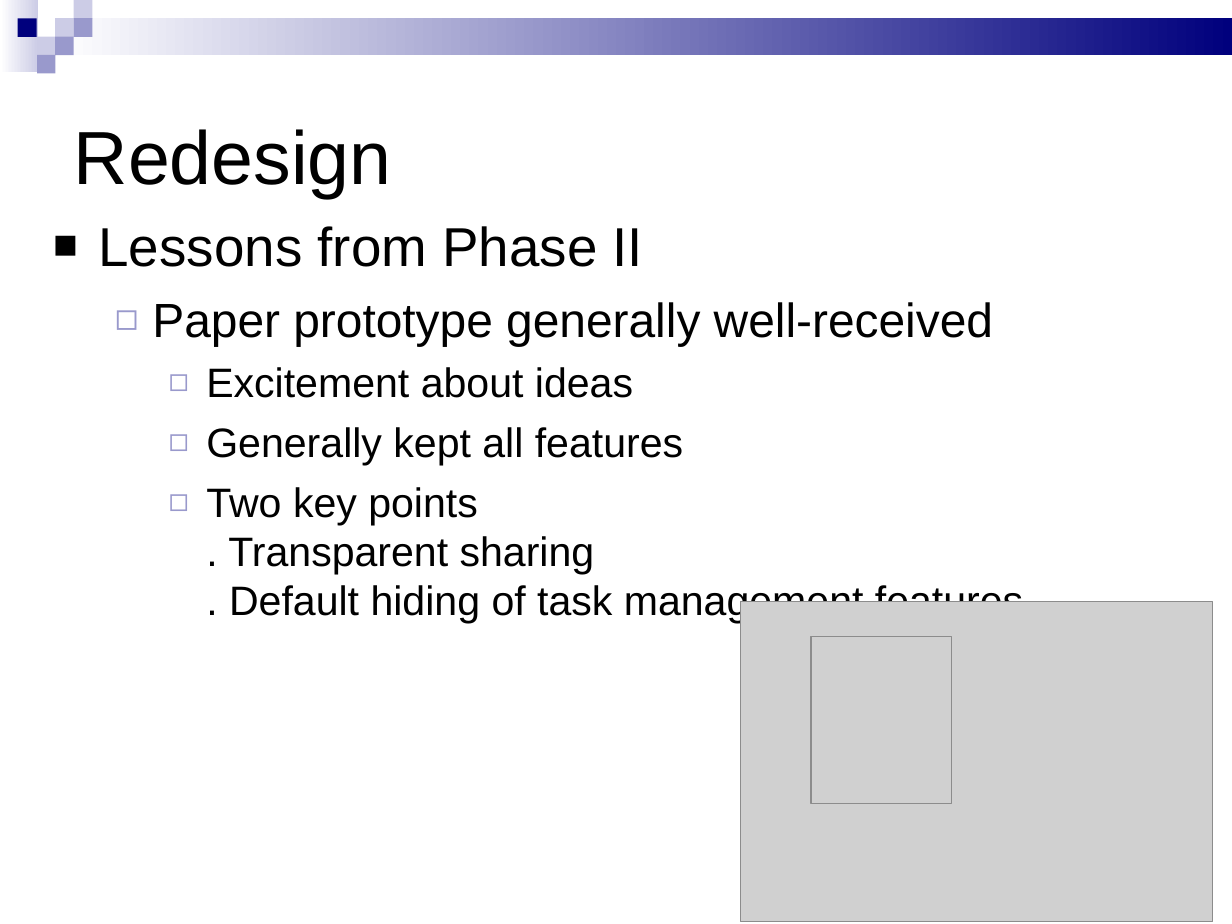
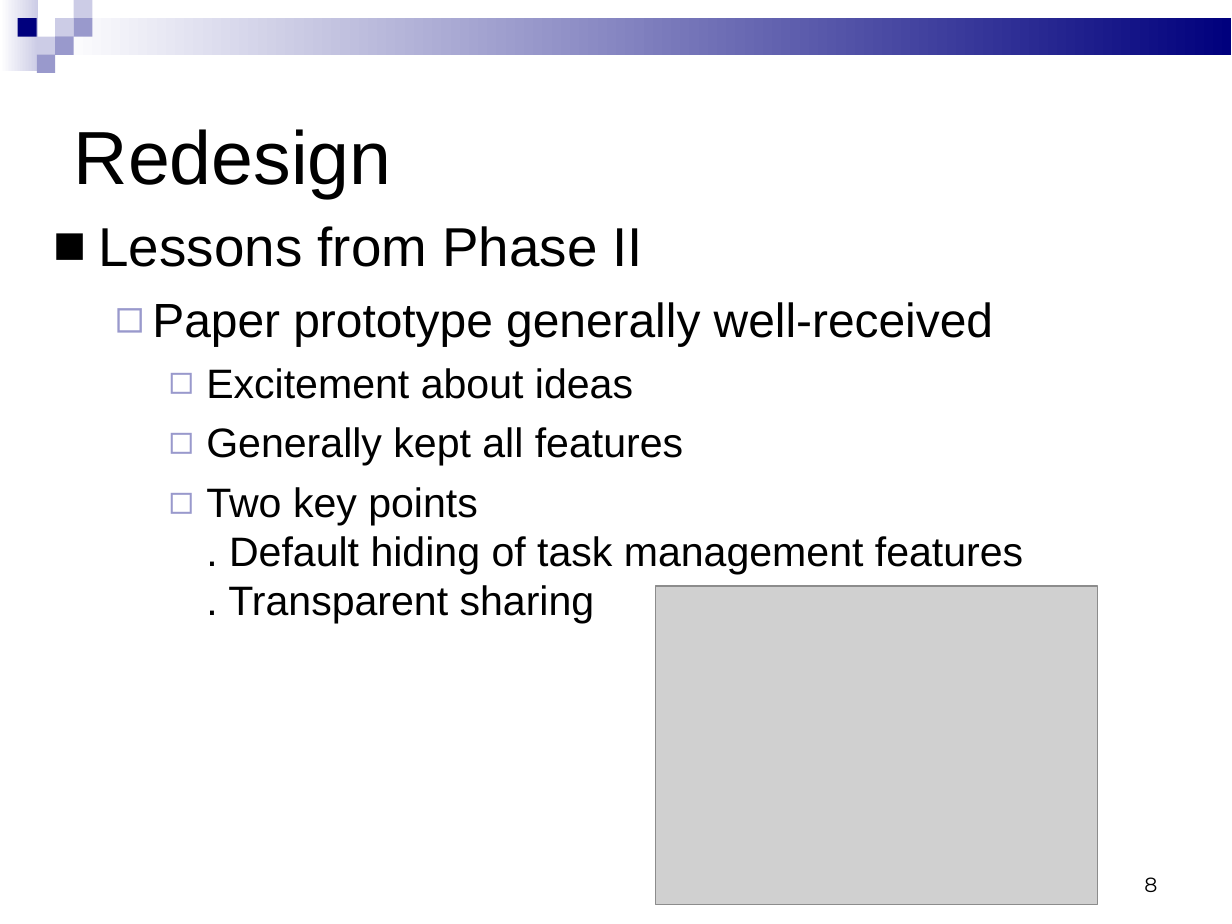
Before and after one commit to mohanraj-r/tabfour, a slide deck: slide 8 of Tab4/doc/544 Phase 3 presentation - new.ppt. Drawn at 1232x924 pixels with LibreOffice and Linux fonts; fonts in the diff are those of the drawing; grey boxes stand for pictures. Boxes give left, top, right and bottom in pixels: in the first picture for what was removed or moved away, otherwise in the second. Text is boxed around its words. In the diff, an @@ line names an element or a change of style, - is before the commit and + after.

```diff
--- a/Tab4/doc/544 Phase 3 presentation - new.ppt
+++ b/Tab4/doc/544 Phase 3 presentation - new.ppt
@@ text at (x1=206, y1=487, x2=1023, y2=624): text changed @@
-    ◻ Two key points
-      . Transparent sharing
-      . Default hiding of task management features
+    ◻ Two key points
+      . Default hiding of task management features
+      . Transparent sharing
@@ picture resized from (x1=740, y1=601, x2=1212, y2=922) to (x1=655, y1=586, x2=1096, y2=906) @@
@@ picture removed at (x1=811, y1=637, x2=951, y2=804) @@
@@ page number added at (x1=1144, y1=877, x2=1157, y2=892), 12 pt, text #000000 @@
+8
```
Also in this commit, not shown: 8 other slides changed, 4 slides removed, 3 other files.
